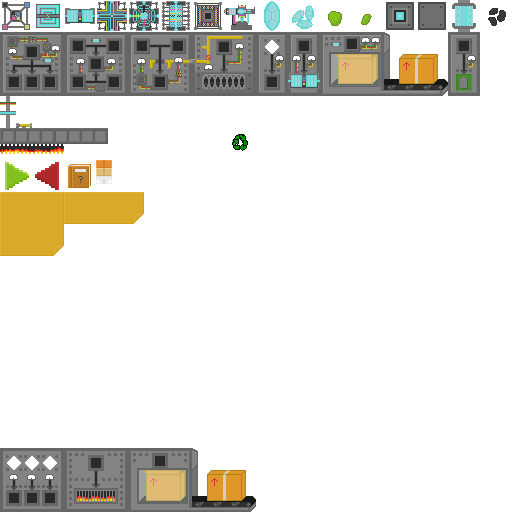
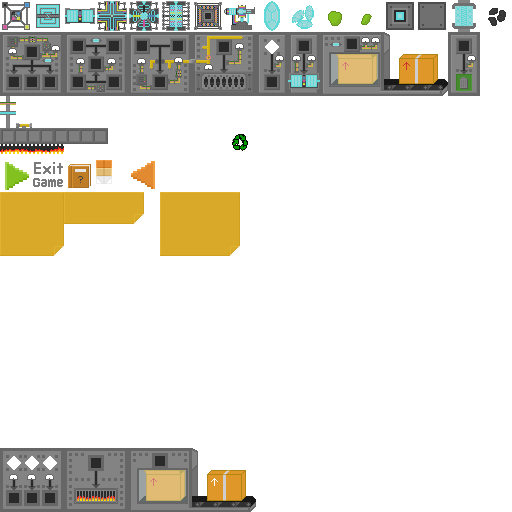
Layered file, before and after one edit (512 x 512). Changes by layer:
painted on "textures.png" over (0, 39, 472, 486)
